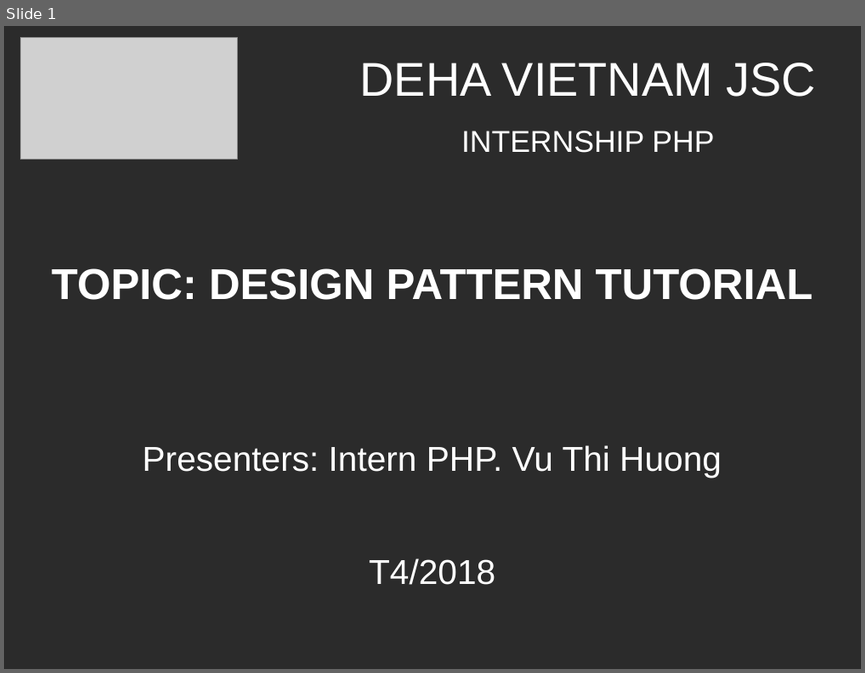
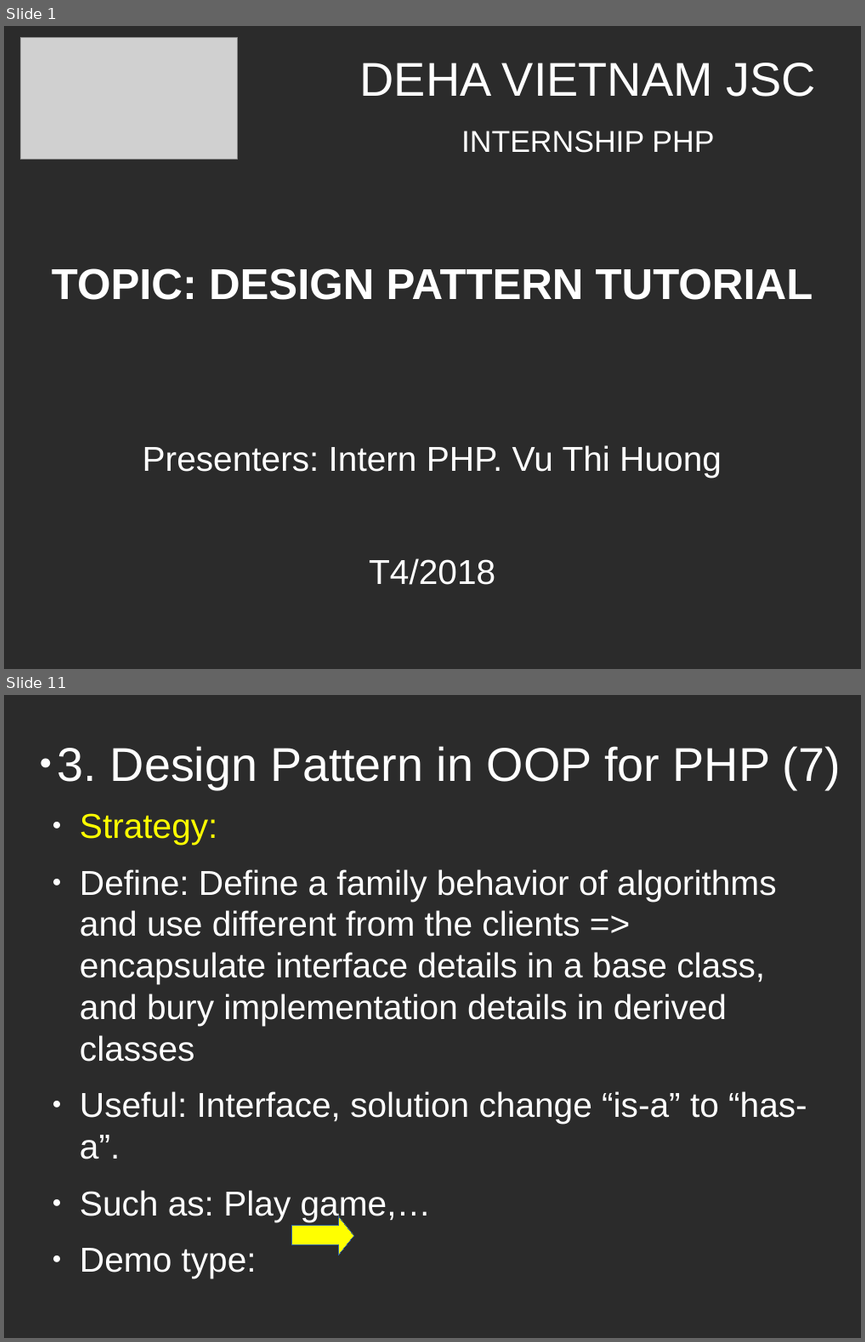
Before and after one commit to huongvt789/design-parttern, a slide deck: design-pattern.odp. Shown one above the other, each under a label of ours: slide 1 before the commit, slides 1 and 11 after it; the slides between them are not shown. The pictures are 865x673 and 865x1342 pixels, drawn with LibreOffice and Linux fonts; fonts in the diff are those of the drawing; grey boxes stand for pictures; background and template pictures are left out; a plain dark background stands for a picture behind light text. Boxes give left, top, right and bottom in pixels: in the first picture for what was removed or moved away, otherwise in the second. Text is boxed around its words. In the diff, an @@ line names an element or a change of style, - is before the commit and + after.

```diff
--- a/design-pattern.odp
+++ b/design-pattern.odp
@@ slide 11 added at (x1=4, y1=695, x2=861, y2=1338), background picture (left out) @@
@@ title added at (x1=58, y1=746, x2=840, y2=789), 43.9 pt, text #FFFFFF @@
+● 3. Design Pattern in OOP for PHP (7)
@@ text added at (x1=80, y1=813, x2=807, y2=1278), 32 pt, text #FFFFFF @@
+● Strategy:
+● Define: Define a family behavior of algorithms and use different from the clients => encapsulate interface details in a base class, and bury implementation details in derived classes
+● Useful: Interface, solution change “is-a” to “has-a”.
+● Such as: Play game,…
+● Demo type:
@@ right arrow added at (x1=291, y1=1216, x2=354, y2=1255), fill #FFFF00, outline #3465A4 0 pt @@
```
Also in this commit, not shown: 4 slides changed, 10 other slides added, 1 other file.
